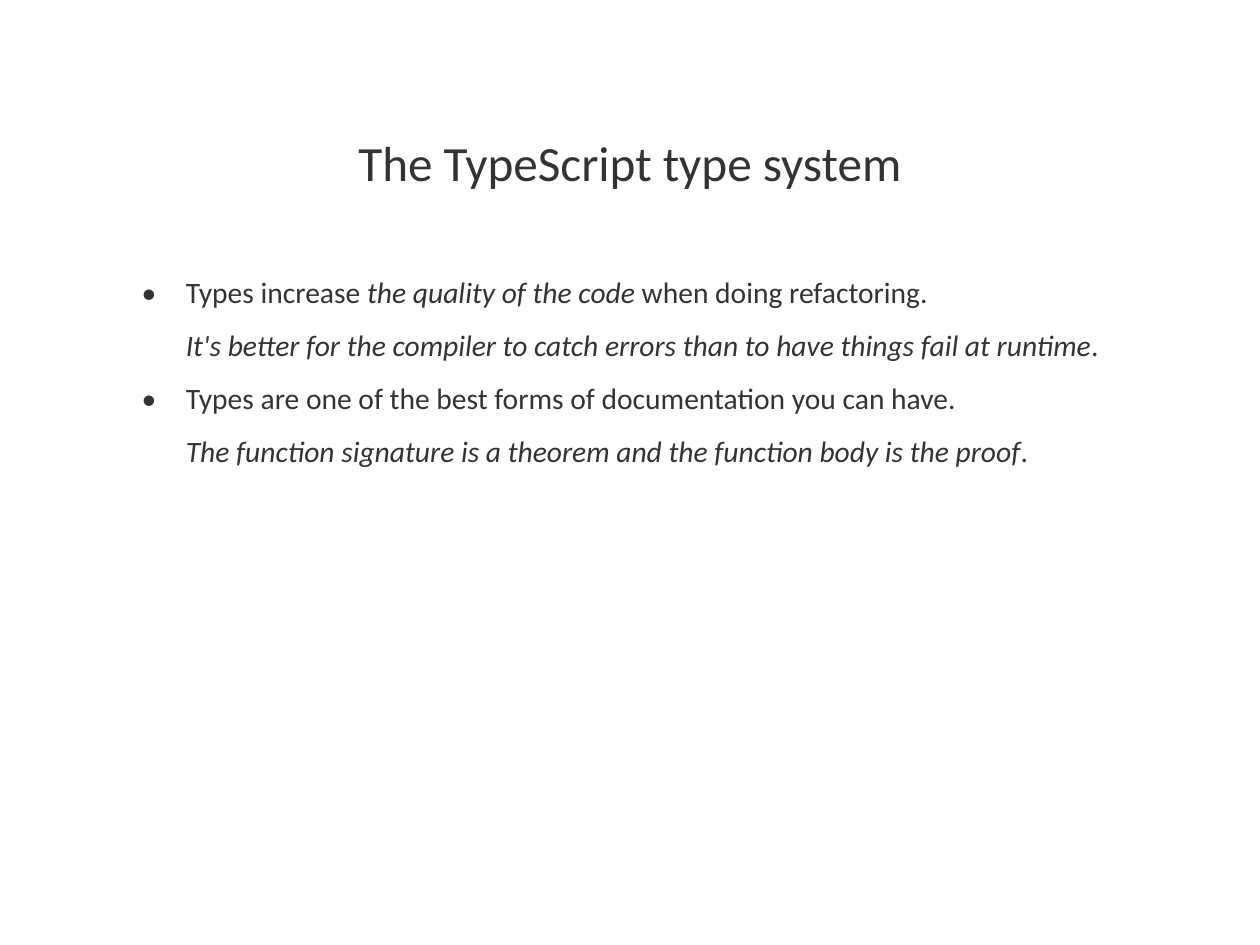
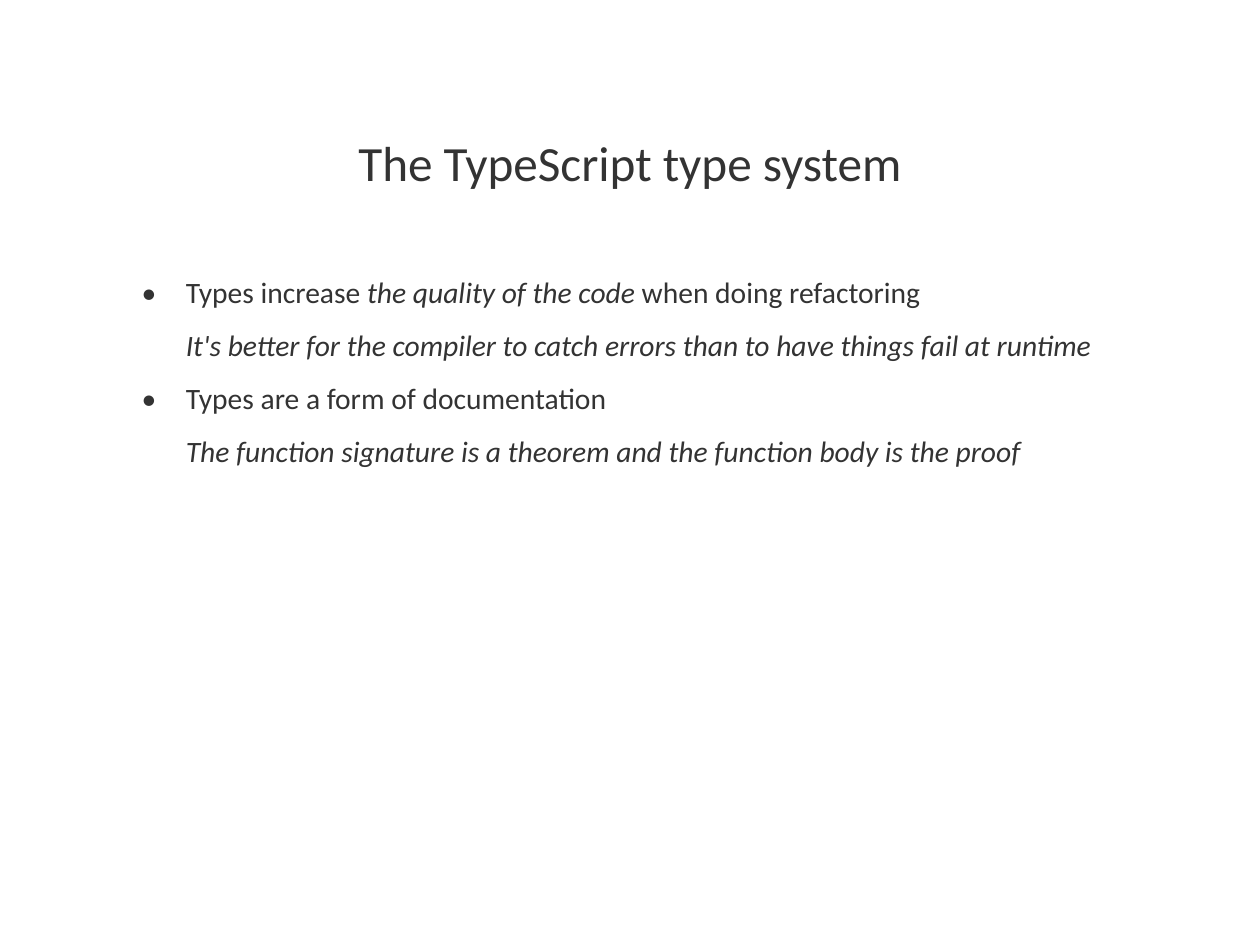
Before and after one commit to hogeschool/Development--Web, a slide deck: slide 28 of Lesson4/lesson4.pptx (slide 29 before the commit). Drawn at 1260x945 pixels with LibreOffice and Linux fonts; fonts in the diff are those of the drawing. Boxes give left, top, right and bottom in pixels: in the first picture for what was removed or moved away, otherwise in the second. Text is boxed around its words. In the diff, an @@ line names an element or a change of style, - is before the commit and + after.

Commit message:
lesson 5 draft
fixed minor typo errors in lesson 4
added the draft for lesson 5

```diff
--- a/Lesson4/lesson4.pptx
+++ b/Lesson4/lesson4.pptx
@@ text at (x1=186, y1=282, x2=1091, y2=467): text changed @@
-• Types increase the quality of the code when doing refactoring.
-It's better for the compiler to catch errors than to have things fail at runtime.
-• Types are one of the best forms of documentation you can have.
-The function signature is a theorem and the function body is the proof.
+• Types increase the quality of the code when doing refactoring
+It's better for the compiler to catch errors than to have things fail at runtime
+• Types are a form of documentation
+The function signature is a theorem and the function body is the proof
```
Also in this commit, not shown: 14 other slides changed, 2 slides removed, 2 other files.
